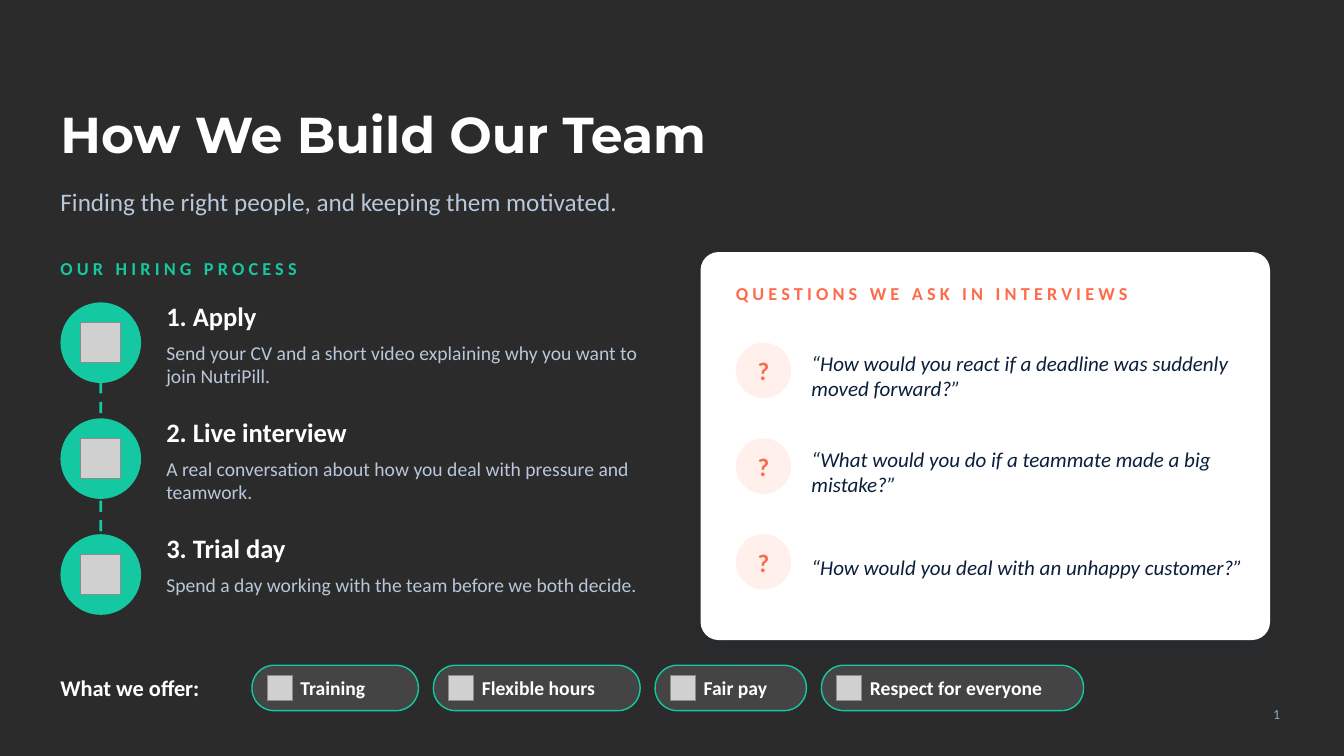
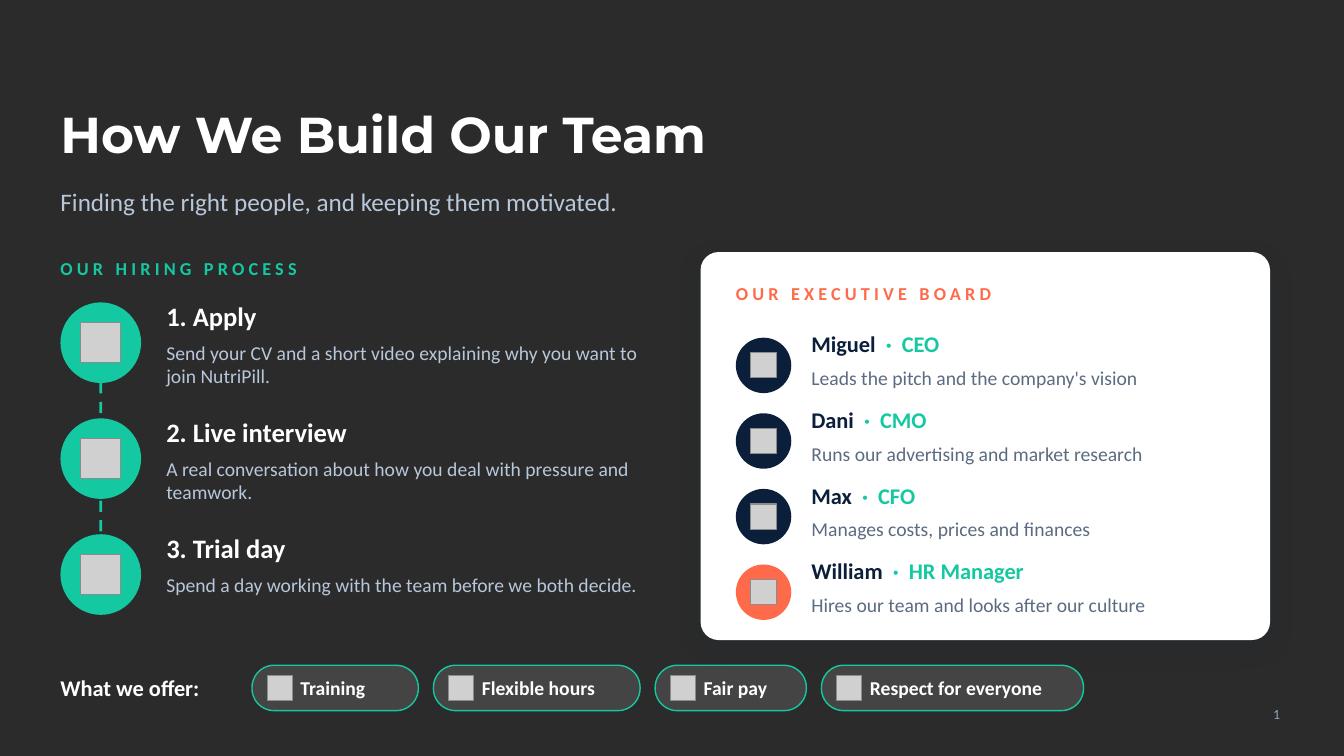
Before and after one commit to Johnporkthethird/english-presentaiton-, a slide deck: slide 1 of HR-slide.pptx. Drawn at 1344x756 pixels with LibreOffice and Linux fonts; fonts in the diff are those of the drawing; grey boxes stand for pictures; background and template pictures are left out; a plain dark background stands for a picture behind light text. Boxes give left, top, right and bottom in pixels: in the first picture for what was removed or moved away, otherwise in the second. Text is boxed around its words. In the diff, an @@ line names an element or a change of style, - is before the commit and + after.

```diff
--- a/HR-slide.pptx
+++ b/HR-slide.pptx
@@ text at box(736, 288, 991, 300): text changed @@
-QUESTIONS WE ASK IN INTERVIEWS
+OUR EXECUTIVE BOARD
@@ ellipse: place and size @@
-ellipse at box(736, 343, 791, 398)
+ellipse at box(736, 338, 791, 393)
@@ ellipse at box(736, 338, 791, 393): fill #FFF0EC to #0B1F3A @@
@@ text removed at box(736, 343, 791, 398) @@
-?
@@ picture added at box(751, 353, 776, 378) @@
@@ text removed at box(811, 356, 1228, 399) @@
-“How would you react if a deadline was suddenly moved forward?”
@@ text added at box(811, 336, 939, 356), 16 pt, text #0B1F3A, bold @@
+Miguel · CEO
@@ text added at box(811, 371, 1137, 388), 14 pt, text #5B6B80 @@
+Leads the pitch and the company's vision
@@ ellipse at box(736, 413, 791, 469): fill #FFF0EC to #0B1F3A @@
@@ ellipse: place and size @@
-ellipse at box(736, 439, 791, 494)
+ellipse at box(736, 413, 791, 469)
@@ text added at box(811, 412, 926, 428), 16 pt, text #0B1F3A, bold @@
+Dani · CMO
@@ text removed at box(736, 439, 791, 494) @@
-?
@@ picture added at box(751, 429, 776, 454) @@
@@ text added at box(811, 447, 1142, 465), 14 pt, text #5B6B80 @@
+Runs our advertising and market research
@@ text removed at box(811, 452, 1210, 492) @@
-“What would you do if a teammate made a big mistake?”
@@ ellipse added at box(736, 489, 791, 544), fill #0B1F3A @@
@@ picture added at box(751, 504, 776, 529) @@
@@ text added at box(811, 489, 915, 504), 16 pt, text #14C9A1, bold @@
+Max · CFO
@@ text removed at box(736, 534, 791, 590) @@
-?
@@ text added at box(811, 522, 1090, 540), 14 pt, text #5B6B80 @@
+Manages costs, prices and finances
@@ ellipse: place and size @@
-ellipse at box(736, 534, 791, 590)
+ellipse at box(736, 565, 791, 620)
@@ ellipse at box(736, 565, 791, 620): fill #FFF0EC to #FF6B4A @@
@@ text removed at box(811, 560, 1243, 579) @@
-“How would you deal with an unhappy customer?”
@@ text added at box(811, 563, 1024, 583), 16 pt, text #14C9A1, bold @@
+William · HR Manager
@@ picture added at box(751, 580, 776, 605) @@
@@ text added at box(811, 598, 1145, 612), 14 pt, text #5B6B80 @@
+Hires our team and looks after our culture
```
Also in this commit, not shown: 1 other file.
